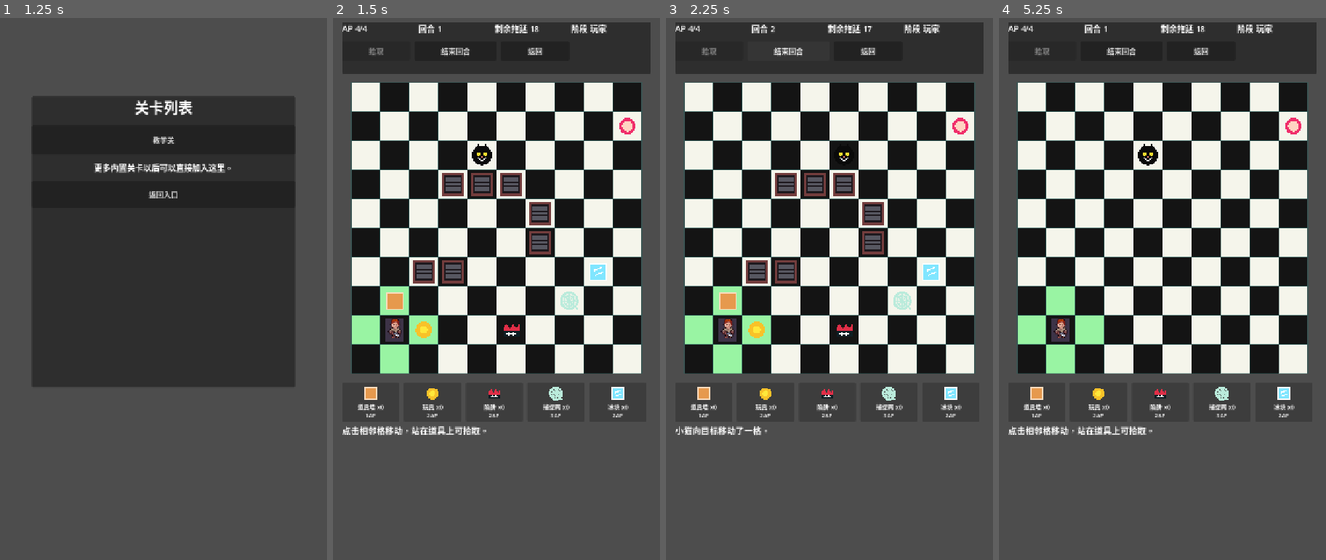
Above: before the commit, frames 1-4 (left to right).
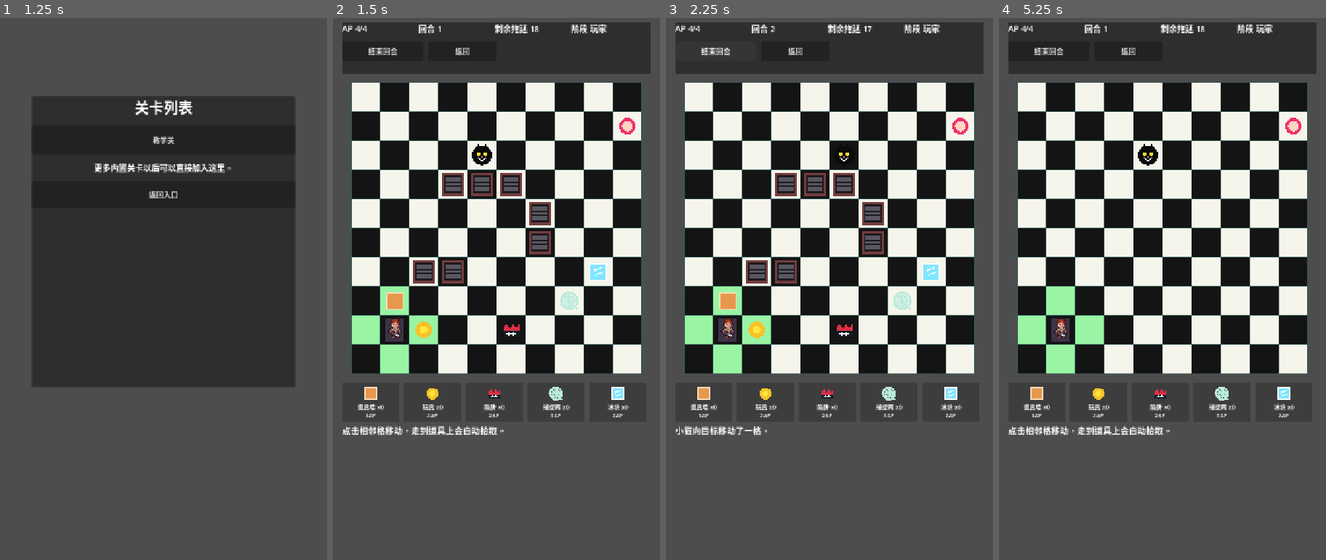
Above: after the commit, the same moments.

Repository: zhaozilong-zgcs/MeowItOff
Game: Godot game, scene res://Main.tscn
Two runs of this game, one before a commit and one after it. Both use one fixed random seed, a clock stepped at 60 frames per second and the inputs below.
Inputs:
- Up to frame 1 (1.25 s): click "关卡列表" at 0.5 s
- Up to frame 2 (1.5 s): click "教学关" at 1.25 s
- Up to frame 3 (2.25 s): click "结束回合" at 2 s
- Up to frame 4 (5.25 s): click "返回" at 2.75 s; click "返回入口" at 3.5 s; click "编辑器" at 4.25 s; click "预览试玩" at 5 s

Frame 1 is identical in both runs. In frame 2, 0.4% of the frame differs, in the area x 10-64%, y 5-77%; in frame 3, 0.3%; in frame 4, 0.4%.

Commit message:
更新bgm

Diff:
--- a/scripts/app_controller.gd
+++ b/scripts/app_controller.gd
@@ -6,9 +6,11 @@
 var current_view: Node
 var last_editor_level: LevelData
 var status_message: String = ""
+var audio: AudioManager
 
 
 func _ready() -> void:
+	_ensure_audio()
 	last_editor_level = LevelFactory.create_blank_level()
 	_show_home()
 
@@ -21,6 +23,7 @@
 
 func _show_home(message: String = "") -> void:
 	_clear_view()
+	_play_bgm(&"BGM_MENU")
 
 	var root := _make_fullscreen_root()
 	current_view = root
@@ -59,6 +62,7 @@
 
 func _show_level_list() -> void:
 	_clear_view()
+	_play_bgm(&"BGM_MENU")
 
 	var root := _make_fullscreen_root()
 	current_view = root
@@ -94,6 +98,7 @@
 
 func _show_editor() -> void:
 	_clear_view()
+	_play_bgm(&"BGM_EDITOR")
 
 	var editor := LevelEditorPage.new()
 	current_view = editor
@@ -105,11 +110,14 @@
 
 func _start_game(level: LevelData, return_mode: StringName) -> void:
 	_clear_view()
+	_play_bgm(&"BGM_PLAY_L1")
 
 	var game := GameManager.new()
 	current_view = game
 	add_child(game)
 	game.return_requested.connect(_on_game_return_requested)
+	game.music_requested.connect(_on_music_requested)
+	game.sting_requested.connect(_on_sting_requested)
 	game.start_level(level, return_mode)
 
 
@@ -132,6 +140,15 @@
 			_show_level_list()
 		_:
 			_show_home()
+
+
+func _on_music_requested(track_id: StringName) -> void:
+	_play_bgm(track_id)
+
+
+func _on_sting_requested(sting_id: StringName) -> void:
+	if audio:
+		audio.play_sting(sting_id)
 
 
 func _open_import_dialog(root: Control) -> void:
@@ -202,6 +219,19 @@
 	return button
 
 
+func _ensure_audio() -> void:
+	if audio:
+		return
+
+	audio = AudioManager.new()
+	add_child(audio)
+
+
+func _play_bgm(track_id: StringName) -> void:
+	_ensure_audio()
+	audio.play_bgm(track_id)
+
+
 func _duplicate_level(source: LevelData) -> LevelData:
 	var copy := LevelData.new()
 	copy.level_name = source.level_name
--- /dev/null
+++ b/scripts/audio/audio_manager.gd
@@ -0,0 +1,98 @@
+class_name AudioManager
+extends Node
+
+const TRACK_PATHS := {
+	&"BGM_MENU": "res://assets/bgm/BGM_MENU.mp3",
+	&"BGM_PLAY_L1": "res://assets/bgm/BGM_PLAY_L1.mp3",
+	&"BGM_PLAY_L2": "res://assets/bgm/BGM_PLAY_L2.mp3",
+	&"BGM_PLAY_L3": "res://assets/bgm/BGM_PLAY_L3.mp3",
+	&"BGM_DARK": "res://assets/bgm/BGM_DARK.mp3",
+	&"BGM_TENSE": "res://assets/bgm/BGM_TENSE.mp3",
+	&"BGM_EDITOR": "res://assets/bgm/BGM_EDITOR.mp3",
+	&"STING_WIN": "res://assets/bgm/STING_WIN.mp3",
+	&"STING_LOSE": "res://assets/bgm/STING_LOSE.mp3",
+	&"STING_CATCH": "res://assets/bgm/STING_CATCH.mp3",
+}
+
+var music_player: AudioStreamPlayer
+var sting_player: AudioStreamPlayer
+var current_bgm_id: StringName = &""
+var missing_warned := {}
+
+
+func _ready() -> void:
+	_ensure_players()
+
+
+func play_bgm(track_id: StringName) -> void:
+	_ensure_players()
+	if current_bgm_id == track_id and music_player.playing:
+		return
+
+	var stream := _load_stream(track_id, true)
+	if stream == null:
+		return
+
+	current_bgm_id = track_id
+	music_player.stream = stream
+	music_player.play()
+
+
+func stop_bgm() -> void:
+	current_bgm_id = &""
+	if music_player:
+		music_player.stop()
+
+
+func play_sting(sting_id: StringName) -> void:
+	_ensure_players()
+	var stream := _load_stream(sting_id, false)
+	if stream == null:
+		return
+
+	sting_player.stop()
+	sting_player.stream = stream
+	sting_player.play()
+
+
+func _ensure_players() -> void:
+	if music_player and sting_player:
+		return
+
+	if not music_player:
+		music_player = AudioStreamPlayer.new()
+		music_player.volume_db = -7.0
+		add_child(music_player)
+
+	if not sting_player:
+		sting_player = AudioStreamPlayer.new()
+		sting_player.volume_db = -1.5
+		add_child(sting_player)
+
+
+func _load_stream(track_id: StringName, should_loop: bool) -> AudioStream:
+	if not TRACK_PATHS.has(track_id):
+		push_warning("Audio track is not registered: %s" % track_id)
+		return null
+
+	var path := TRACK_PATHS[track_id] as String
+	if not ResourceLoader.exists(path):
+		if not missing_warned.has(track_id):
+			missing_warned[track_id] = true
+			push_warning("Audio file is missing: %s" % path)
+		return null
+
+	var stream := load(path) as AudioStream
+	if stream == null:
+		push_warning("Audio file could not be loaded: %s" % path)
+		return null
+
+	_set_stream_looping(stream, should_loop)
+	return stream
+
+
+func _set_stream_looping(stream: AudioStream, should_loop: bool) -> void:
+	if stream is AudioStreamMP3:
+		(stream as AudioStreamMP3).loop = should_loop
+	elif stream is AudioStreamOggVorbis:
+		(stream as AudioStreamOggVorbis).loop = should_loop
--- a/scripts/game_manager.gd
+++ b/scripts/game_manager.gd
@@ -6,6 +6,8 @@
 const CATCH_COST := 3
 
 signal return_requested(return_mode: StringName)
+signal music_requested(track_id: StringName)
+signal sting_requested(sting_id: StringName)
 
 var grid: GridSystem
 var pathfinder: PathfindingSystem
@@ -109,7 +111,6 @@
 	ui = UIManager.new()
 	ui.build(item_defs)
 	ui.end_turn_requested.connect(_end_player_turn)
-	ui.pickup_requested.connect(_try_pickup_item)
 	ui.item_selected.connect(_select_item)
 	ui.cancel_requested.connect(_cancel_selection)
 	ui.restart_requested.connect(_restart)
@@ -118,6 +119,7 @@
 
 
 func _load_level(next_level: LevelData) -> void:
+	music_requested.emit(&"BGM_PLAY_L1")
 	level = next_level
 	remaining_turns = level.delay_turns
 	cat_stun_turns = 0
@@ -208,10 +210,7 @@
 		_try_use_selected_item(cell)
 		return
 
-	if cell == player.grid_position and board_items.has(cell):
-		_try_pickup_item()
-	else:
-		_try_move_player(cell)
+	_try_move_player(cell)
 
 
 func _try_move_player(cell: Vector2i) -> void:
@@ -235,15 +234,14 @@
 		ui.set_message("移动到 %s，消耗 %dAP。" % [str(cell), move_cost])
 	_refresh_unit_positions()
 	_cancel_selection()
-	_check_pickup_hint()
-
-
-func _try_pickup_item() -> void:
+	_try_auto_pickup_item()
+
+
+func _try_auto_pickup_item() -> void:
 	if game_finished or turn_system.phase != &"player":
 		return
 
 	if not board_items.has(player.grid_position):
-		ui.set_message("脚下没有可拾取道具。")
 		return
 
 	var entry := board_items[player.grid_position] as Dictionary
@@ -258,7 +256,6 @@
 		_remove_toy_attraction_zone(player.grid_position)
 	_remove_board_token(player.grid_position)
 	ui.set_message("拾取了 %s x%d。" % [(item_defs[id] as ItemData).display_name, count])
-	_check_pickup_hint()
 
 
 func _select_item(id: StringName) -> void:
@@ -324,7 +321,7 @@
 			ui.set_message("放置了陷阱，小猫踩中会停一回合。")
 		ItemData.EffectType.NET:
 			ui.set_message("捕捉网命中，小猫被抓住了！")
-			_finish_game(true)
+			_finish_game(true, &"STING_CATCH")
 			return
 		ItemData.EffectType.ICE:
 			ice_cells[cell] = true
@@ -384,6 +381,8 @@
 	if remaining_turns <= 0:
 		_finish_game(true)
 		return
+	if remaining_turns <= 5:
+		music_requested.emit(&"BGM_TENSE")
 
 	turn_system.next_round()
 	action_system.reset_ap()
@@ -427,12 +426,18 @@
 		ui.set_message("小猫踩中陷阱，下一回合停住。")
 
 
-func _finish_game(won: bool) -> void:
+func _finish_game(won: bool, sting_id: StringName = &"") -> void:
 	game_finished = true
 	grid.clear_highlights()
 	turn_system.set_phase(&"finished")
 	ui.update_status(action_system.current_ap, action_system.max_ap, turn_system.turn_number, remaining_turns, turn_system.phase)
 	ui.show_result(won)
+	if sting_id != &"":
+		sting_requested.emit(sting_id)
+	elif won:
+		sting_requested.emit(&"STING_WIN")
+	else:
+		sting_requested.emit(&"STING_LOSE")
 
 
 func _restart() -> void:
@@ -724,11 +729,6 @@
 		return
 
 	board_items[cell] = {"id": id, "count": count}
-	if id == &"ice":
-		ice_cells[cell] = true
-	elif id == &"toy":
-		toy_cells[cell] = true
-		_add_toy_attraction_zone(cell)
 	_add_board_token(cell, item_defs[id] as ItemData)
 
 
@@ -795,11 +795,10 @@
 		return
 
 	var can_pickup := board_items.has(player.grid_position)
-	ui.set_pickup_enabled(can_pickup)
 	if can_pickup and selected_item_id == &"":
 		var entry := board_items[player.grid_position] as Dictionary
 		var id := entry["id"] as StringName
-		ui.set_message("脚下有 %s，点击拾取。" % (item_defs[id] as ItemData).display_name)
+		ui.set_message("脚下有 %s，移动结束后会自动拾取。" % (item_defs[id] as ItemData).display_name)
 
 
 func _on_inventory_changed(counts: Dictionary) -> void:
--- a/scripts/ui/ui_manager.gd
+++ b/scripts/ui/ui_manager.gd
@@ -2,7 +2,6 @@
 extends CanvasLayer
 
 signal end_turn_requested
-signal pickup_requested
 signal item_selected(id: StringName)
 signal cancel_requested
 signal restart_requested
@@ -14,7 +13,6 @@
 var _phase_label: Label
 var _message_label: Label
 var _inventory_box: HBoxContainer
-var _pickup_button: Button
 var _cancel_button: Button
 var _result_panel: PanelContainer
 var _result_label: Label
@@ -58,12 +56,6 @@
 	action_row.add_theme_constant_override("separation", 10)
 	top_column.add_child(action_row)
 
-	_pickup_button = Button.new()
-	_pickup_button.text = "拾取"
-	_pickup_button.custom_minimum_size = Vector2(150, 42)
-	_pickup_button.pressed.connect(_on_pickup_button_pressed)
-	action_row.add_child(_pickup_button)
-
 	var end_turn_button := Button.new()
 	end_turn_button.text = "结束回合"
 	end_turn_button.custom_minimum_size = Vector2(180, 42)
@@ -121,7 +113,7 @@
 	restart_button.pressed.connect(_on_restart_button_pressed)
 	result_column.add_child(restart_button)
 
-	set_message("点击相邻格移动，站在道具上可拾取。")
+	set_message("点击相邻格移动，走到道具上会自动拾取。")
 	set_selection_active(false, "")
 
 
@@ -173,10 +165,6 @@
 		ap_label.text = "%dAP" % item.ap_cost
 		button.disabled = count <= 0 or _current_ap < item.ap_cost
 		button.button_pressed = _selected_item_id == id
-
-
-func set_pickup_enabled(enabled: bool) -> void:
-	_pickup_button.disabled = not enabled
 
 
 func set_message(message: String) -> void:
@@ -250,10 +238,6 @@
 	item_selected.emit(id)
 
 
-func _on_pickup_button_pressed() -> void:
-	pickup_requested.emit()
-
-
 func _on_end_turn_button_pressed() -> void:
 	end_turn_requested.emit()
 
Not shown, added: assets/bgm/BGM_DARK.mp3.import
Not shown, added: assets/bgm/BGM_EDITOR.mp3.import
Not shown, added: assets/bgm/BGM_MENU.mp3.import
Not shown, added: assets/bgm/BGM_PLAY_L1.mp3.import
Not shown, added: assets/bgm/STING_CATCH.mp3.import
Not shown, added: assets/bgm/STING_LOSE.mp3.import
Not shown, added: assets/bgm/STING_WIN.mp3.import
Not shown, added: scripts/audio/audio_manager.gd.uid
Not shown, added: assets/bgm/BGM_DARK.mp3
Not shown, added: assets/bgm/BGM_EDITOR.mp3
Not shown, added: assets/bgm/BGM_MENU.mp3
Not shown, added: assets/bgm/BGM_PLAY_L1.mp3
(and 3 more such lines)
